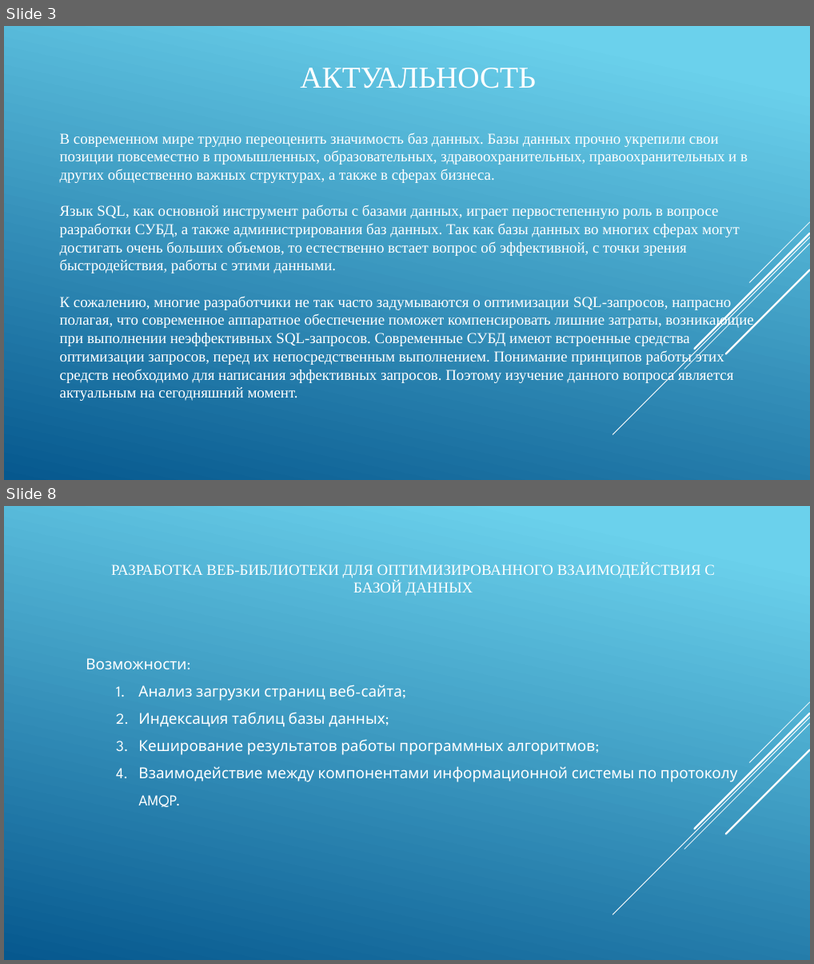
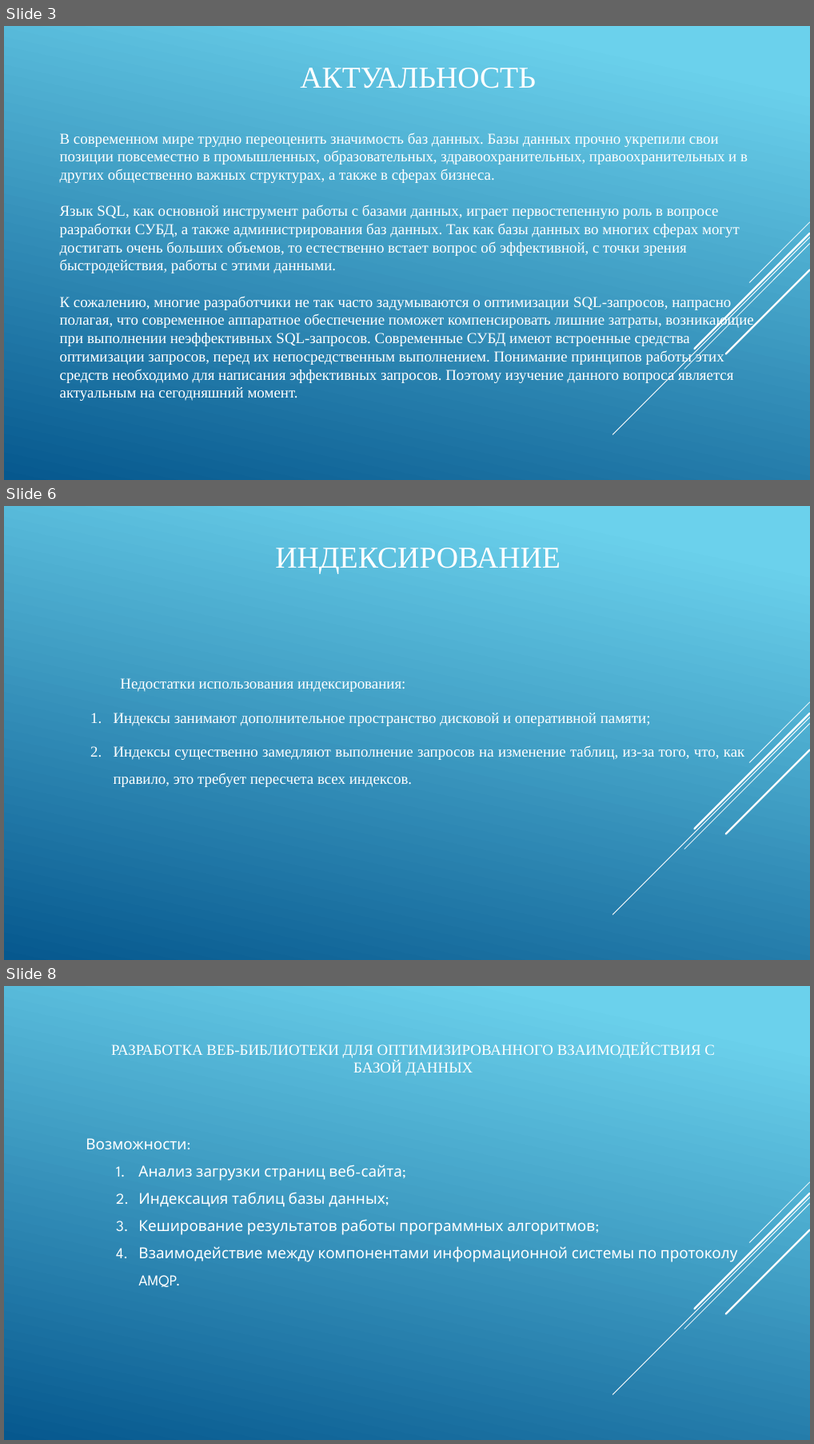
Before and after one commit to IgorTyutyunov/-, a slide deck: ВКР_5.pptx. Shown one above the other, each under a label of ours: slides 3 and 8 before the commit, slides 3, 6 and 8 after it; the slides between them are not shown. The pictures are 814x964 and 814x1444 pixels, drawn with LibreOffice and Linux fonts; fonts in the diff are those of the drawing. Boxes give left, top, right and bottom in pixels: in the first picture for what was removed or moved away, otherwise in the second. Text is boxed around its words. In the diff, an @@ line names an element or a change of style, - is before the commit and + after.

```diff
--- a/ВКР_5.pptx
+++ b/ВКР_5.pptx
@@ slide 6 added at (4, 506, 810, 960), background gradient #6ED2EB to #06588E; not listed: 5 template elements that a slide beside it also shows @@
@@ title added at (275, 548, 561, 574), 36 pt, text #FFFFFF @@
+ИНДЕКСИРОВАНИЕ
@@ text added at (114, 678, 745, 787), 18 pt, text #FFFFFF @@
+Недостатки использования индексирования:
+1. Индексы занимают дополнительное пространство дисковой и оперативной памяти;
+2. Индексы существенно замедляют выполнение запросов на изменение таблиц, из-за того, что, как правило, это требует пересчета всех индексов.
```
Also in this commit, not shown: 2 slides changed, 1 other slide added, 2 slides removed, 1 other file.
